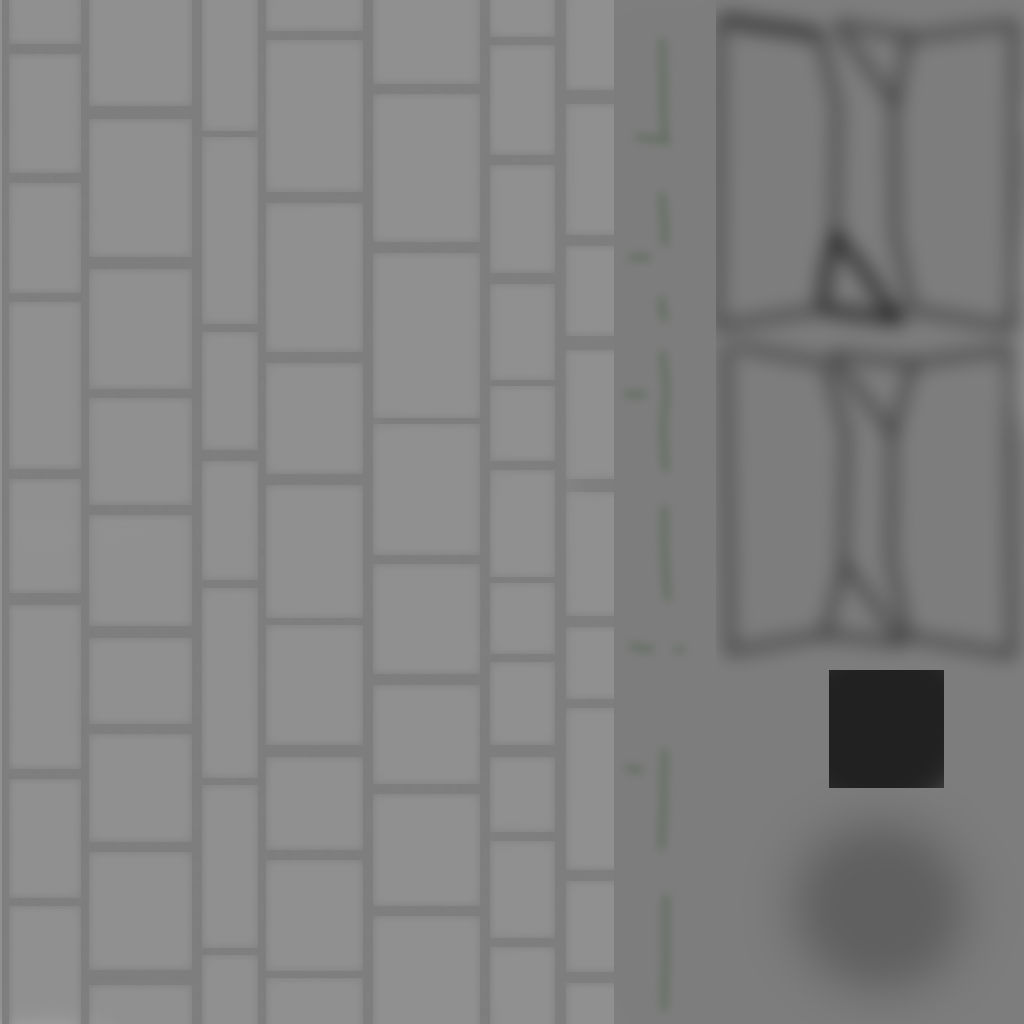
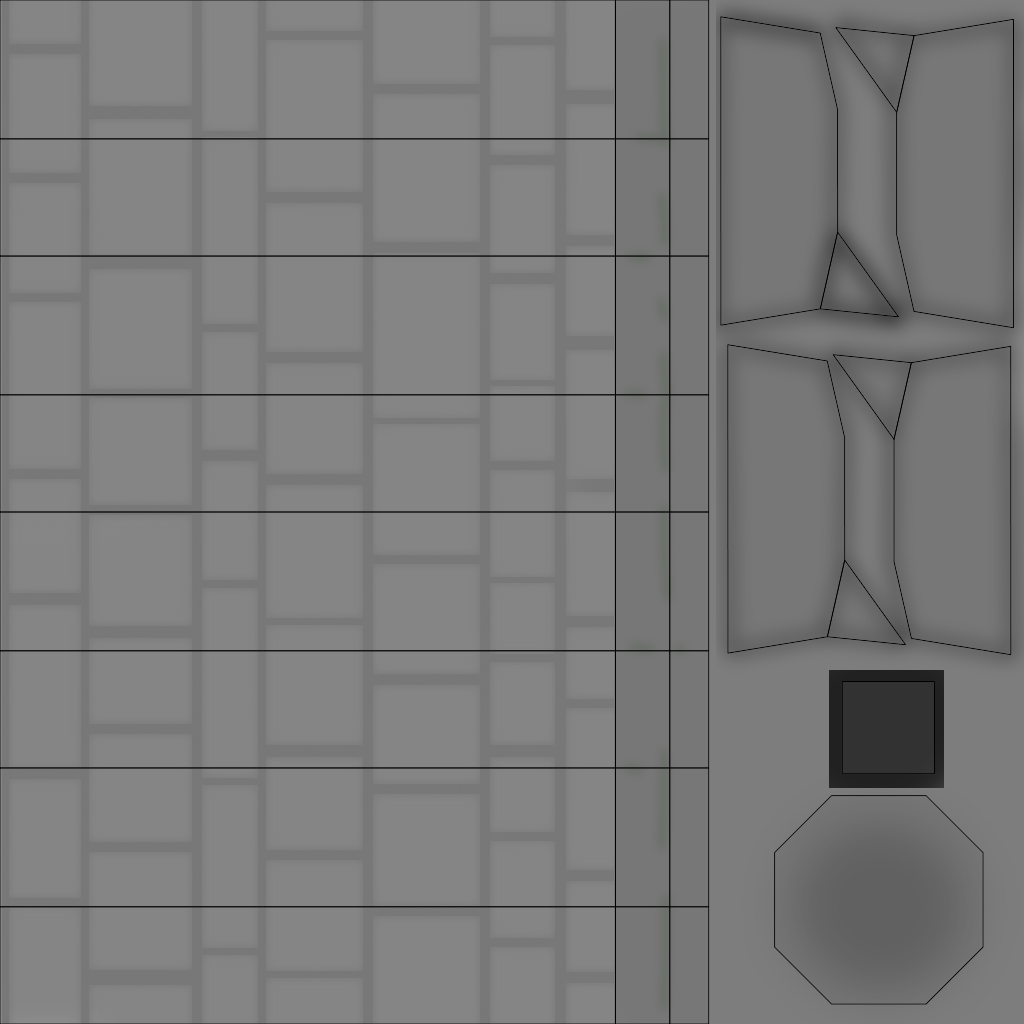
Two versions of the same layered image (1024x1024). Layer-by-layer changes:
showed "Pillar_Bottom" over (x1=0, y1=0, x2=1014, y2=1024)
